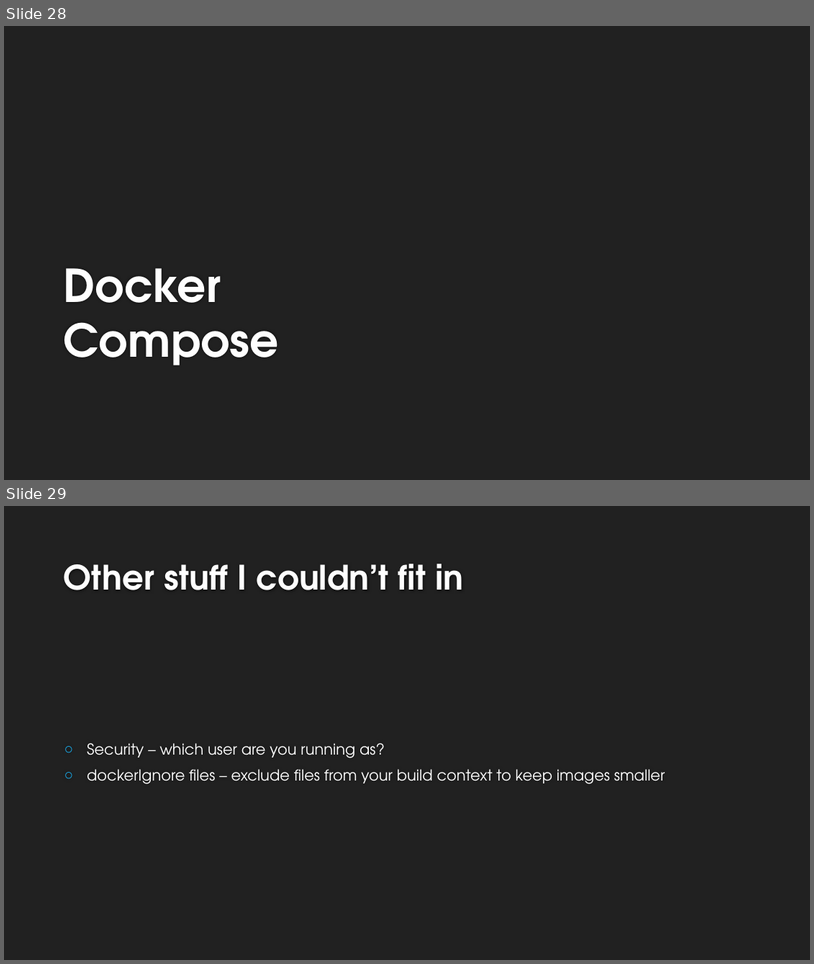
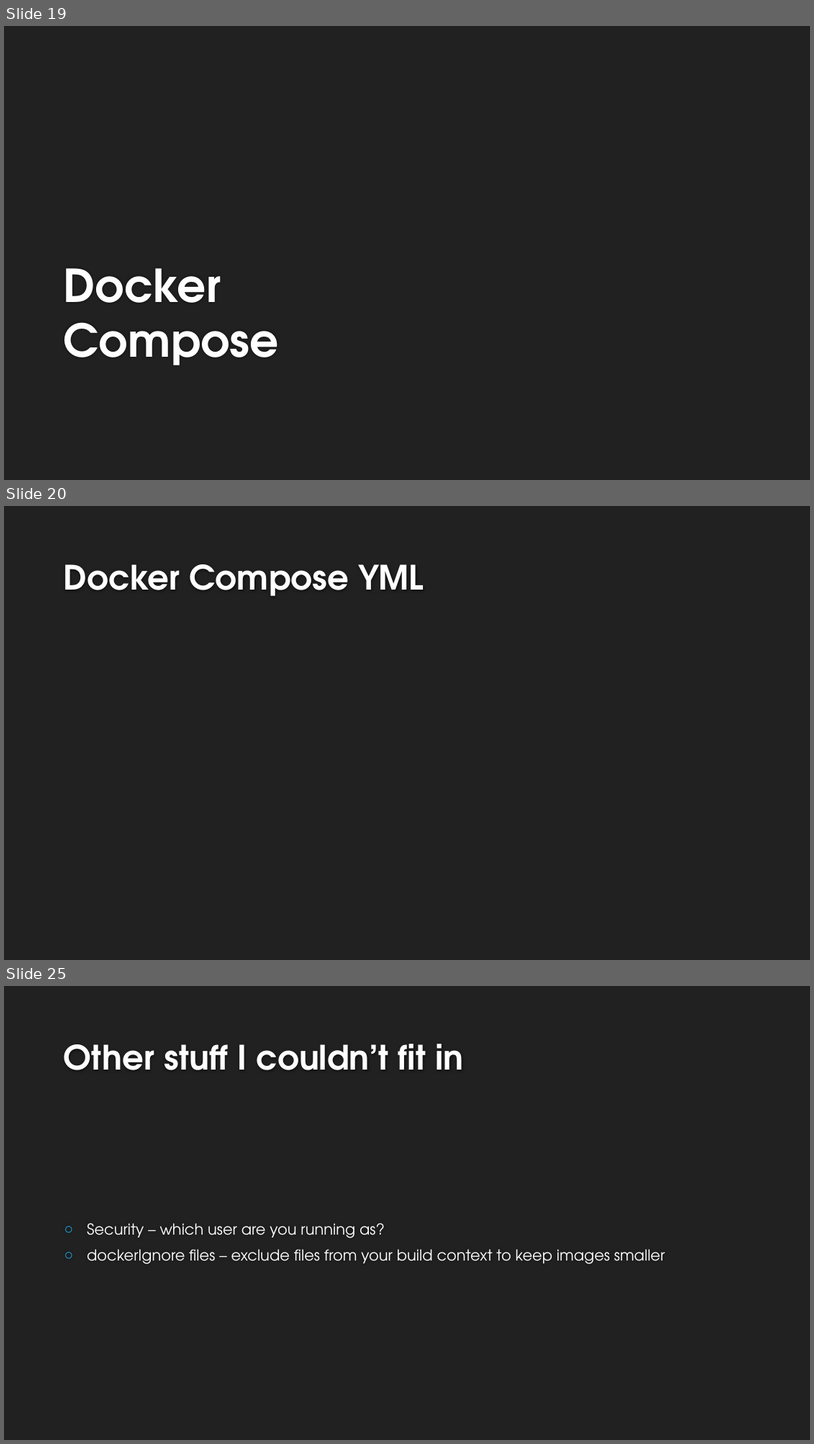
Before and after one commit to dcook-net/DockerisingDotNetAppsTalk, a slide deck: Dockerising .Net Applications v2.pptx. Shown one above the other, each under a label of ours: slides 28 and 29 before the commit, slides 19, 20 and 25 after it; the slides between them are not shown. The pictures are 814x964 and 814x1444 pixels, drawn with LibreOffice and Linux fonts; fonts in the diff are those of the drawing; background and template pictures are left out. Boxes give left, top, right and bottom in pixels: in the first picture for what was removed or moved away, otherwise in the second. Text is boxed around its words. In the diff, an @@ line names an element or a change of style, - is before the commit and + after.

```diff
--- a/Dockerising .Net Applications v2.pptx
+++ b/Dockerising .Net Applications v2.pptx
@@ slide 20 added at <box>4,506,810,960</box>, background #212121 @@
@@ title added at <box>64,564,424,596</box>, 40 pt, text #FEFEFE, bold @@
+Docker Compose YML
@@ what was slide 28 is now slide 19 @@
@@ what was slide 29 is now slide 25 @@
```
Also in this commit, not shown: 3 slides changed, 8 other slides added, 13 slides removed, 16 other files.
